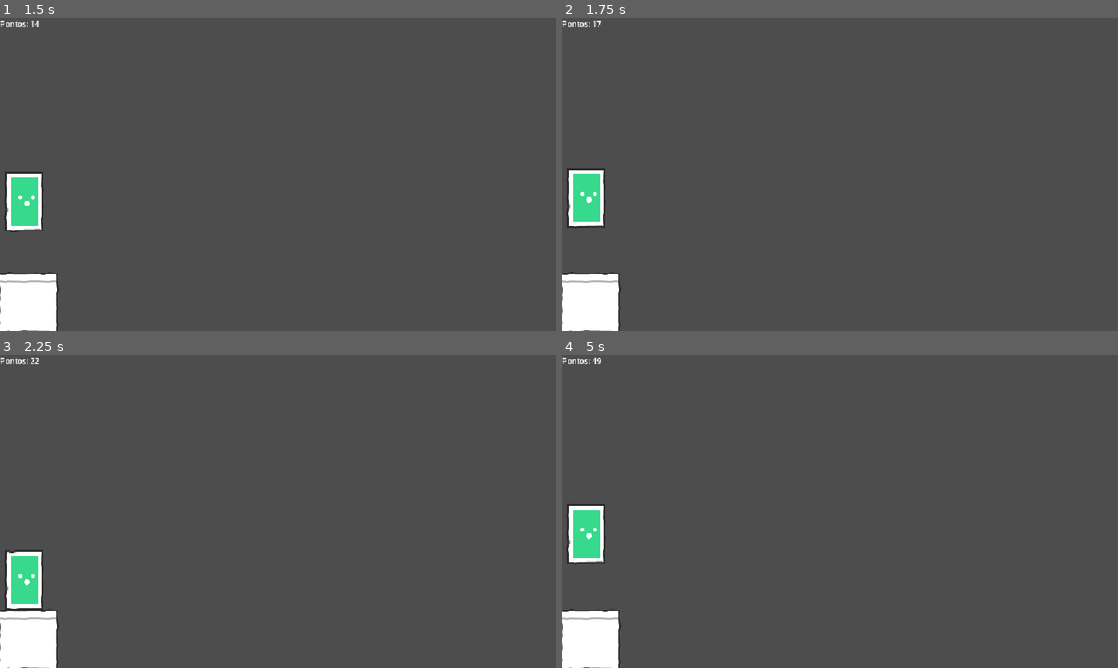
Above: before the commit, frames 1-4 (two rows, left to right).
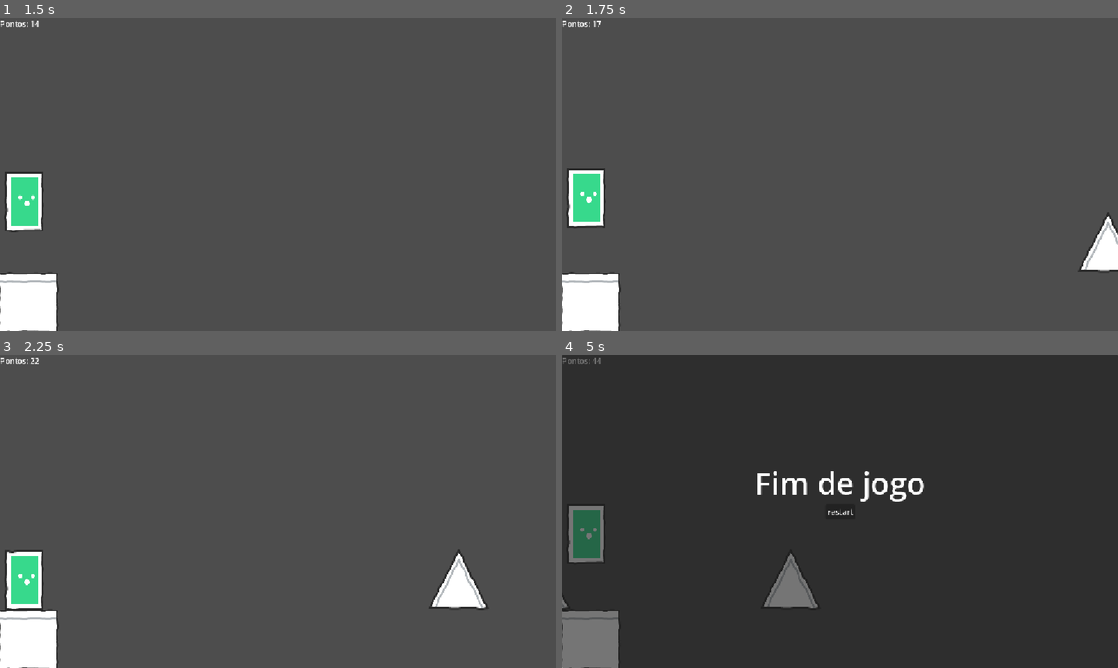
Above: after the commit, the same moments.

Repository: YakumaKuramy/first-game-hackathon
Game: Godot game, scene res://scenes/systems/main.tscn
Same seed, same stepped clock (60 frames per second), same inputs: the game is played once before the commit and once after it. The project has no main scene, so this scene is started directly.
Inputs:
- Up to frame 1 (1.5 s): tap Enter (ui_accept) at 0.5, 0.77, 1.25 s
- Up to frame 2 (1.75 s): tap Enter (ui_accept) at 1.52 s
- Up to frame 3 (2.25 s): no input
- Up to frame 4 (5 s): tap Enter (ui_accept) at 3.02, 3.77, 4.52 s

Frame 1 is identical in both runs. In frame 2, 0.8% of the frame differs, in the area x 92-100%, y 62-82%; in frame 3, 1.1%; in frame 4, 99%, in the area x 0-100%, y 0-100%.

Commit message:
Update

Diff:
--- a/scenes/characters/player/player.tscn
+++ b/scenes/characters/player/player.tscn
@@ -7,6 +7,8 @@
 size = Vector2(80, 122)
 
 [node name="player" type="CharacterBody2D" unique_id=1539706647]
+collision_layer = 1
+collision_mask = 1
 script = ExtResource("1_7uws0")
 
 [node name="collision" type="CollisionShape2D" parent="." unique_id=282261187]
--- a/scenes/resources/obstacle.tscn
+++ b/scenes/resources/obstacle.tscn
@@ -3,10 +3,16 @@
 [ext_resource type="Script" uid="uid://4li843j8hwjb" path="res://scripts/resources/obstacle.gd" id="1_8m00f"]
 [ext_resource type="Texture2D" uid="uid://r3totj68epi5" path="res://assets/PNG/Retina/tile_roof.png" id="2_p7rni"]
 
+[sub_resource type="RectangleShape2D" id="RectangleShape2D_obs"]
+size = Vector2(128, 128)
+
 [node name="obstacle" type="Area2D" unique_id=1917465305]
+collision_layer = 2
+collision_mask = 1
 script = ExtResource("1_8m00f")
 
 [node name="collision" type="CollisionShape2D" parent="." unique_id=1123531842]
+shape = SubResource("RectangleShape2D_obs")
 
 [node name="sprite" type="Sprite2D" parent="." unique_id=801899811]
 texture = ExtResource("2_p7rni")
--- a/scenes/systems/main.tscn
+++ b/scenes/systems/main.tscn
@@ -9,18 +9,22 @@
 font_size = 64
 
 [sub_resource type="RectangleShape2D" id="RectangleShape2D_v361m"]
-size = Vector2(126, 122)
+size = Vector2(1156, 122)
 
 [node name="main" type="Node2D" unique_id=1871908726]
 script = ExtResource("1_d0yks")
 cena_obstaculo = ExtResource("3_v361m")
 
 [node name="player" parent="." unique_id=1539706647 instance=ExtResource("2_ojoqw")]
+position = Vector2(150, 467)
 position = Vector2(50, 0)
 
 [node name="spawn_position" type="Marker2D" parent="." unique_id=1515799304]
+position = Vector2(1216, 464)
 
 [node name="spawn_timer" type="Timer" parent="." unique_id=720335064]
+wait_time = 1.5
+autostart = true
 
 [node name="HUD" type="CanvasLayer" parent="." unique_id=345855584]
 
@@ -73,6 +77,7 @@
 position = Vector2(59, 589)
 
 [node name="collision" type="CollisionShape2D" parent="ground" unique_id=328726173]
+position = Vector2(515, 0)
 shape = SubResource("RectangleShape2D_v361m")
 
 [node name="sprite" type="Sprite2D" parent="ground" unique_id=2143351776]
--- a/scripts/systems/main.gd
+++ b/scripts/systems/main.gd
@@ -41,7 +41,7 @@
 	add_child(obstaculo)
 
 func _on_obstaculo_body_entered(body: Node2D) -> void:
-	if body.name == "Player" and jogo_ativo:
+	if body.name == "player" and jogo_ativo:
 		jogo_ativo = false
 		spawn_timer.stop()
 		if has_node("SomGameOver"):
